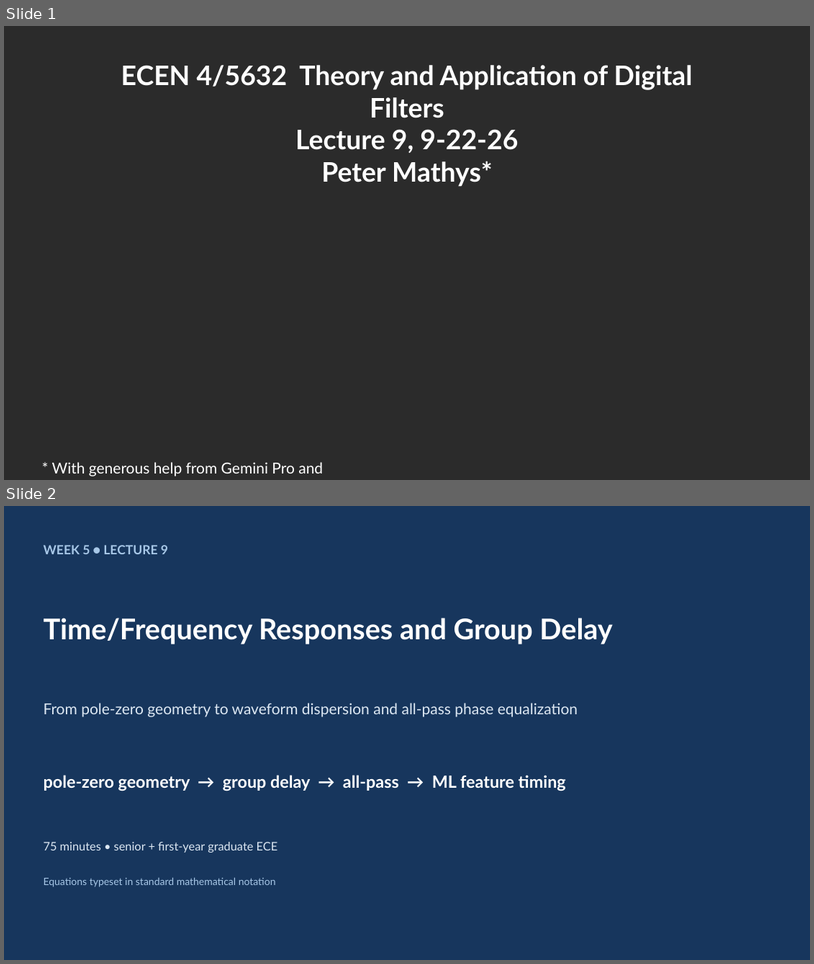
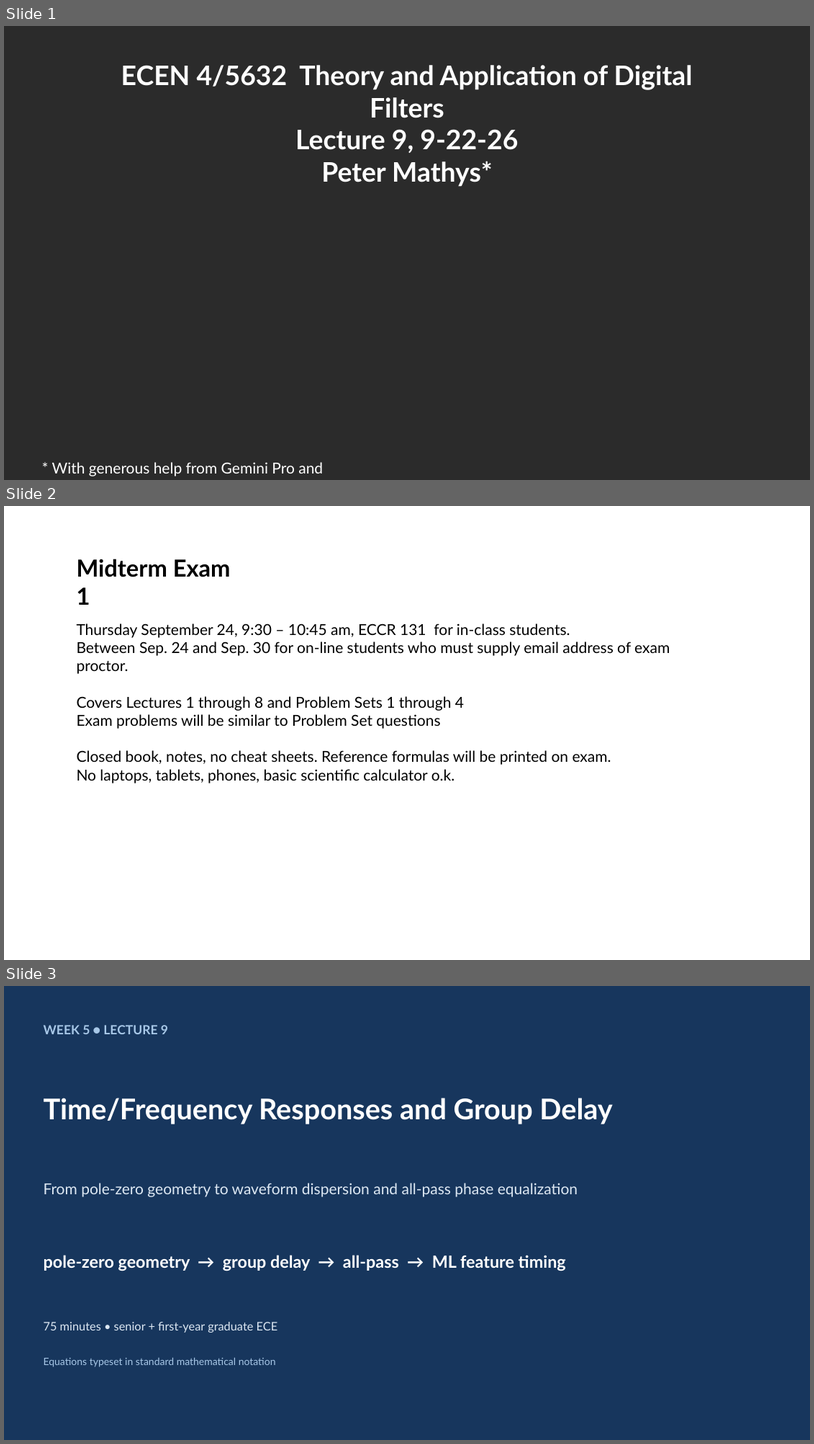
Before and after one commit to mathys2000/ecen45632_f26, a slide deck: lecture_slides/Week5_Lecture9_Time_Frequency_Responses_Group_Delay_092226_forClass.pptx. Shown one above the other, each under a label of ours: slides 1 and 2 before the commit, slides 1, 2 and 3 after it. The pictures are 814x964 and 814x1444 pixels, drawn with LibreOffice and Linux fonts; fonts in the diff are those of the drawing; background and template pictures are left out; a plain dark background stands for a picture behind light text. Boxes give left, top, right and bottom in pixels: in the first picture for what was removed or moved away, otherwise in the second. Text is boxed around its words. In the diff, an @@ line names an element or a change of style, - is before the commit and + after.

```diff
--- a/lecture_slides/Week5_Lecture9_Time_Frequency_Responses_Group_Delay_092226_forClass.pptx
+++ b/lecture_slides/Week5_Lecture9_Time_Frequency_Responses_Group_Delay_092226_forClass.pptx
@@ slide 2 added at <box>4,506,810,960</box>, background #FFFFFF @@
@@ text added at <box>77,559,231,605</box>, 28 pt, text #000000, bold @@
+Midterm Exam 1
@@ text added at <box>77,623,670,783</box>, 18 pt, text #000000 @@
+Thursday September 24, 9:30 – 10:45 am, ECCR 131 for in-class students.
+Between Sep. 24 and Sep. 30 for on-line students who must supply email address of exam proctor.
+Covers Lectures 1 through 8 and Problem Sets 1 through 4
+Exam problems will be similar to Problem Set questions
+Closed book, notes, no cheat sheets. Reference formulas will be printed on exam.
+No laptops, tablets, phones, basic scientific calculator o.k.
@@ what was slide 2 is now slide 3 @@
```
Also in this commit, not shown: 2 slides changed, 5 other slides added, 23 other files.
